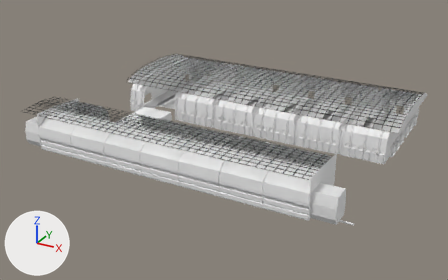
The Blender file Assets/Models/Blender/BorderTrainstationMain.blend as it was, and as the next commit left it.
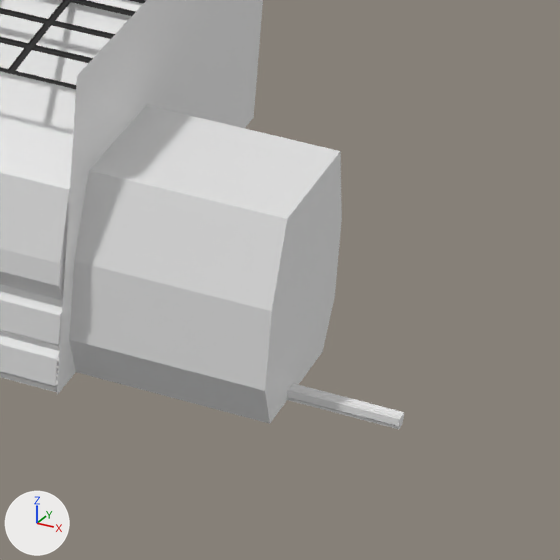
The first picture shows the older version from a camera (50 mm lens) standing at (141.9, -219.4, 93.1) and looking at (36.2, -27.3, -2.9). The close-ups show both versions on the part from 67% to 84% of the width and 60% to 87% of the height of that picture; other places that the commit changed are outside them. Arrows for +X, +Y and +Z are at lower left; the lights stay in place.

Names of what the first close-up shows: 'CeilingPlatform', 'Plane.008', 'PlatformEnd2', 'TrainTracks'.
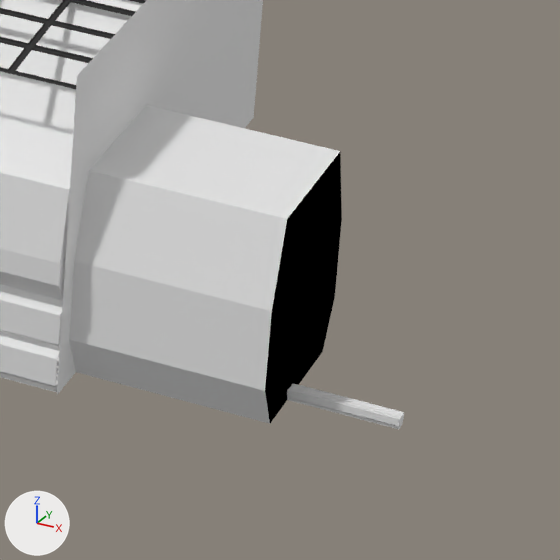
Changed parts and their boxes (x1, y1, x2, y2) in the close-ups (560 x 560 px):
part 1 of me_plane_011, recoloured (white to black): (265, 152, 342, 423) in both

Edits to the bpy script that builds the scene:
```text
Add mat_darkness:
    mat_darkness = diffuse_material('Darkness')
    mat_darkness.base_color = (0.0, 0.0, 0.0)  # black #000000
Change me_plane_011:
    where me_plane_011.from_pydata(...)  # 30 vertices, 20 faces; spans x 0.0..8.0, y -9.2..13.0, z -2.0..12.0
    used by ob_platformend2; location = (87.5, -60.0, 0.0)
    me_plane_011 part 1: the 1 face centred in x 8.0, y -4.1, z 2.1 switches from no material to mat_darkness (black #000000)
    add me_plane_011.materials.append(mat_base)  # white #e7e7e7
    add me_plane_011.materials.append(mat_darkness)  # black #000000
```
